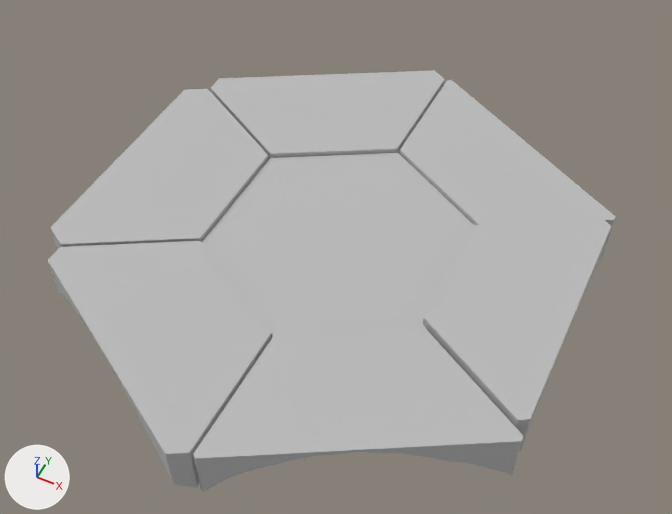
One commit to the OBJ model assets/models/ceiling.obj: the scene before it, then after it.
Rendered twice from a 50 mm camera at (37.3, -70.3, 128.4) aimed at (3.4, -2.4, 43.5). The lights are fixed; the arrows at lower left show +X, +Y and +Z. Where no turn or scale is listed for an object, it has been applied to the vertices.

In view in the first picture: 'ceiling'.
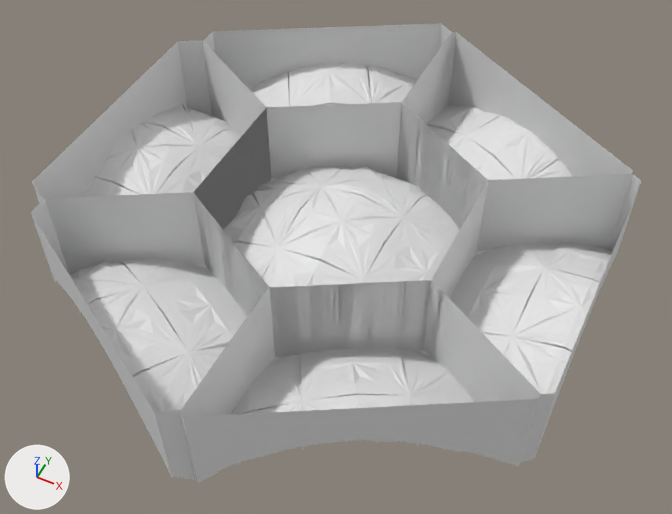
Pixel boxes [x1, y1, x2, y2] of what changed, in the pictures (672 x 514 px):
'ceiling', reshaped (7% wider, 9% taller)
    before: [48, 70, 616, 492]
    after: [31, 23, 641, 483]
part 1 of me_ceiling, rebuilt (9% wider, 23% taller)
    before: [193, 327, 523, 492]
    after: [180, 280, 540, 483]
part 2 of me_ceiling, rebuilt (15% wider, 25% taller)
    before: [423, 220, 611, 451]
    after: [424, 174, 641, 463]
part 3 of me_ceiling, rebuilt (7% wider, 16% taller)
    before: [48, 241, 271, 488]
    after: [31, 193, 269, 480]
part 4 of me_ceiling, rebuilt
    before: [211, 70, 445, 160]
    after: [203, 23, 452, 178]
part 5 of me_ceiling, added
    after: [32, 32, 633, 357]
part 6 of me_ceiling, deleted
    before: [50, 80, 616, 339]

The change in detail:
me_ceiling is used by ob_ceiling; location (0.0, 0.0, 0.0).
me_ceiling had 3400 vertices, 3844 faces and spanned x -29.2..32.2, y -35.4..34.7, z 37.7..46.3.
me_ceiling no longer uses material mat_initialshadinggroup (grey #bcbcbc).
me_ceiling no longer uses material mat_lambert3sg (grey #bcbcbc).
me_ceiling now has 4697 vertices, 5122 faces and spans x -29.4..33.8, y -35.5..34.9, z 40.3..53.6.
me_ceiling part 1: the loose piece of 465 vertices spanning x 3.3..32.2, y -34.5..-9.1, z 38.4..45.7 is rebuilt with 644 vertices and now spans x 3.1..32.6, y -34.8..-8.9, z 40.4..53.6.
me_ceiling part 2: the loose piece of 460 vertices spanning x 17.3..32.2, y -16.3..15.5, z 39.4..46.3 is rebuilt with 634 vertices and now spans x 17.9..33.8, y -17.4..16.6, z 40.4..53.6.
me_ceiling part 3: the loose piece of 457 vertices spanning x -26.1..2.9, y -35.4..-9.1, z 38.4..45.7 is rebuilt with 638 vertices and now spans x -26.3..3.0, y -35.5..-8.9, z 40.3..53.6.
me_ceiling part 4: the loose piece of 457 vertices spanning x -26.1..2.9, y 8.4..34.7, z 38.4..45.7 is rebuilt with 638 vertices and now spans x -26.3..3.1, y 8.1..34.9, z 40.4..53.6.
me_ceiling part 5: a new loose piece of 2143 vertices spanning x -29.4..32.5, y -17.4..33.9, z 40.4..53.6.
me_ceiling part 6: 1561 vertices removed from x -29.2..32.2, y -17.4..33.7, z 37.7..45.7.
